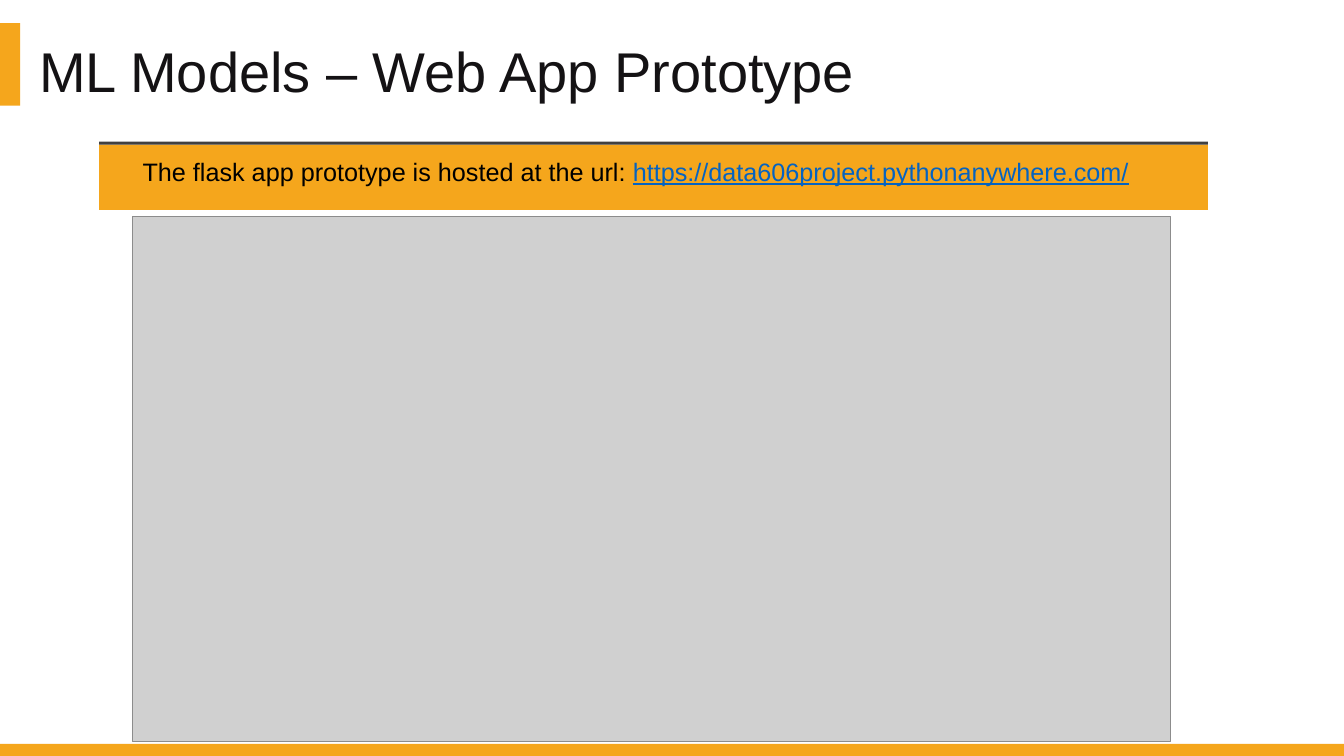
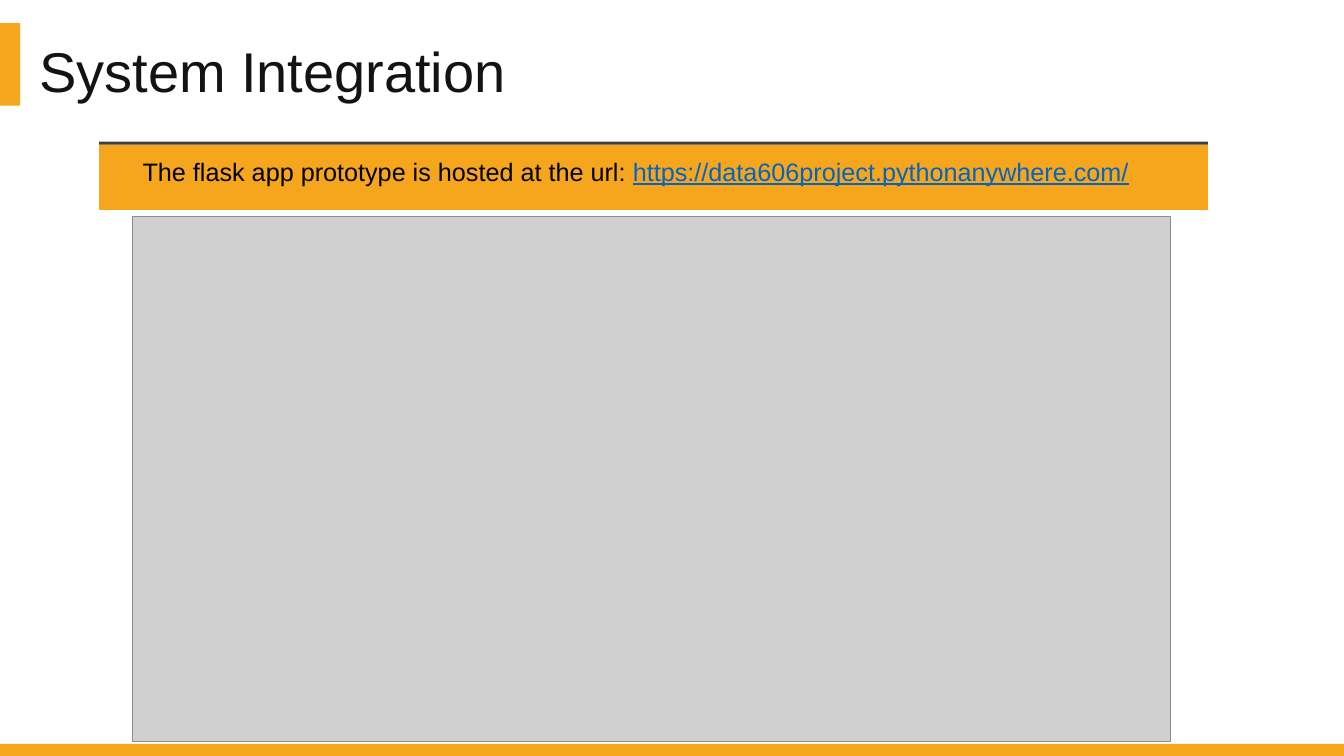
Before and after one commit to DATA-606-SPRING-2022/Jin_DATA606, a slide deck: slide 41 of presentation/Project_Presentation_Final.pptx (slide 39 before the commit). Drawn at 1344x756 pixels with LibreOffice and Linux fonts; fonts in the diff are those of the drawing; grey boxes stand for pictures. Boxes give left, top, right and bottom in pixels: in the first picture for what was removed or moved away, otherwise in the second. Text is boxed around its words. In the diff, an @@ line names an element or a change of style, - is before the commit and + after.

```diff
--- a/presentation/Project_Presentation_Final.pptx
+++ b/presentation/Project_Presentation_Final.pptx
@@ text at (39, 51, 505, 102): text changed @@
-ML Models – Web App Prototype
+System Integration
```
Also in this commit, not shown: 2 other slides changed, 3 slides added, 1 slide removed, 1 other file.
